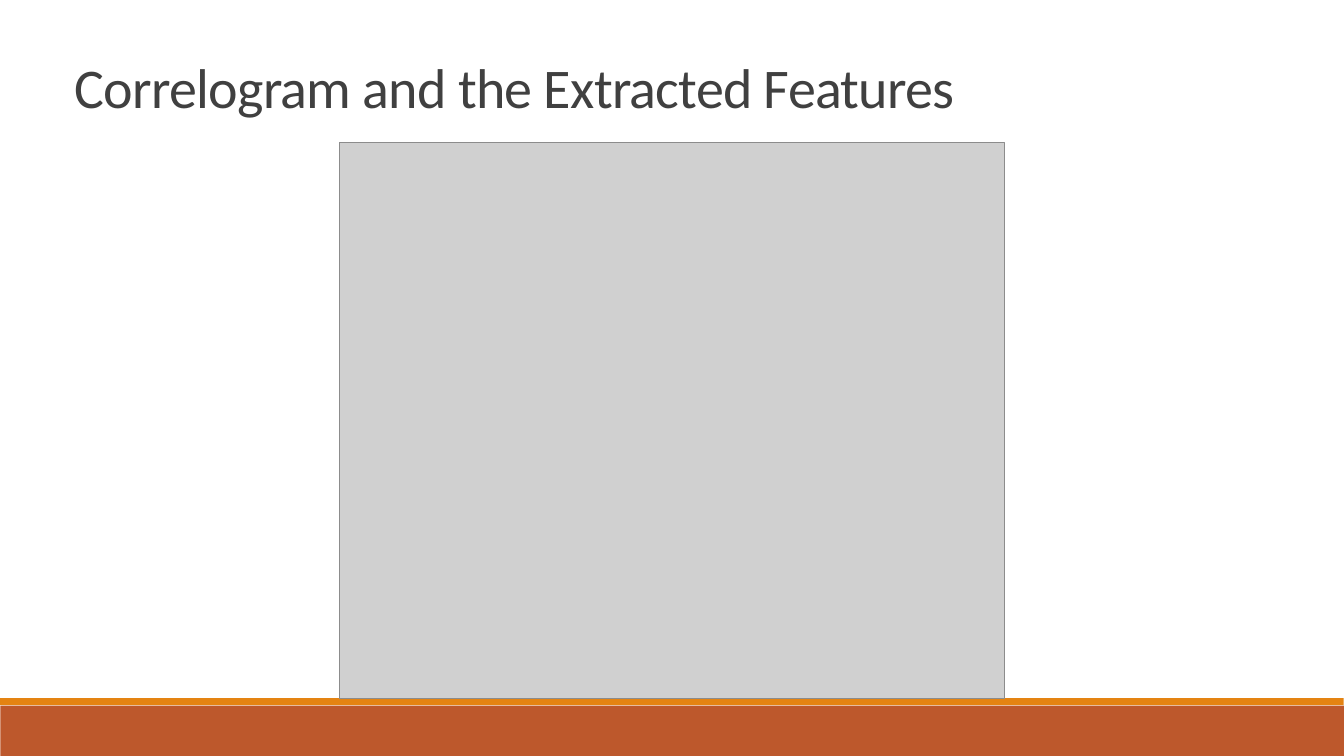
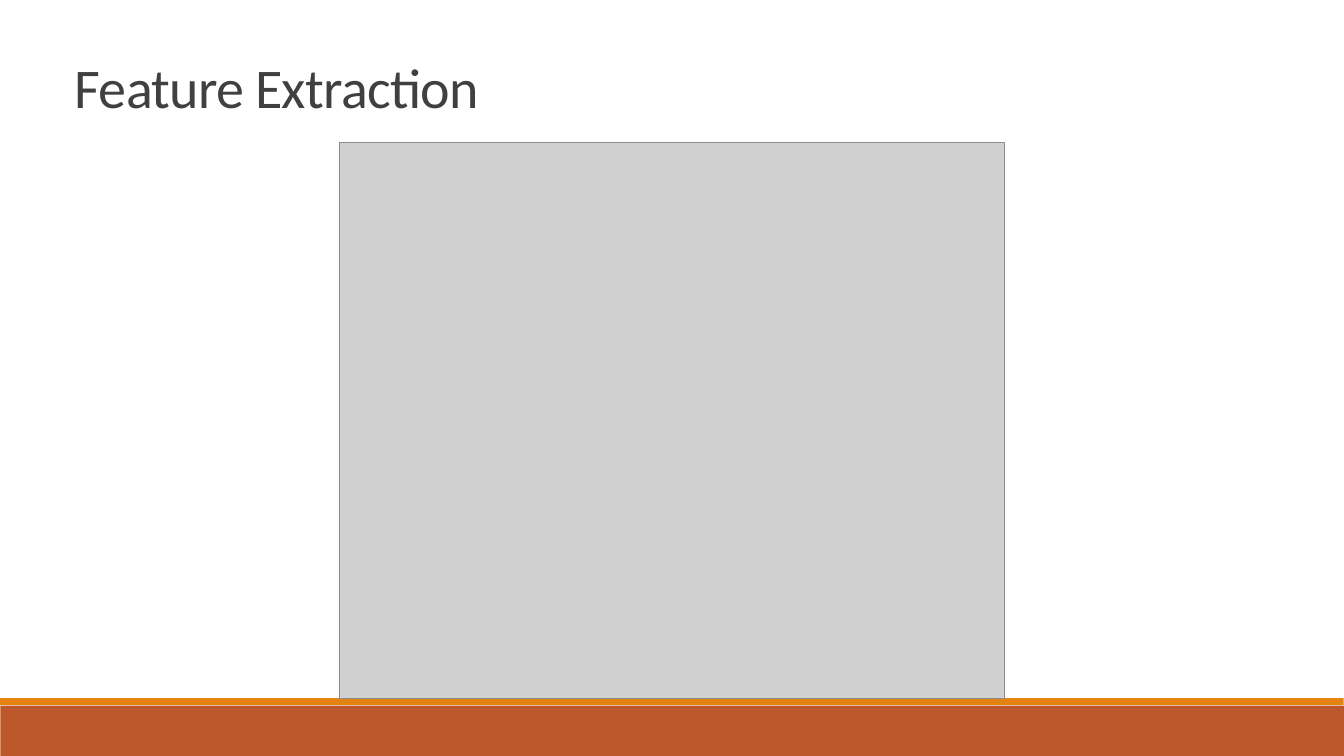
Before and after one commit to salveron/bachelors_thesis, a slide deck: slide 6 of presentation/presentation.pptx. Drawn at 1344x756 pixels with LibreOffice and Linux fonts; fonts in the diff are those of the drawing; grey boxes stand for pictures. Boxes give left, top, right and bottom in pixels: in the first picture for what was removed or moved away, otherwise in the second. Text is boxed around its words. In the diff, an @@ line names an element or a change of style, - is before the commit and + after.

```diff
--- a/presentation/presentation.pptx
+++ b/presentation/presentation.pptx
@@ title at [75, 69, 478, 109]: text changed @@
-Correlogram and the Extracted Features
+Feature Extraction
```
Also in this commit, not shown: 2 other slides changed, 1 slide added, 1 slide removed, 8 other files.
